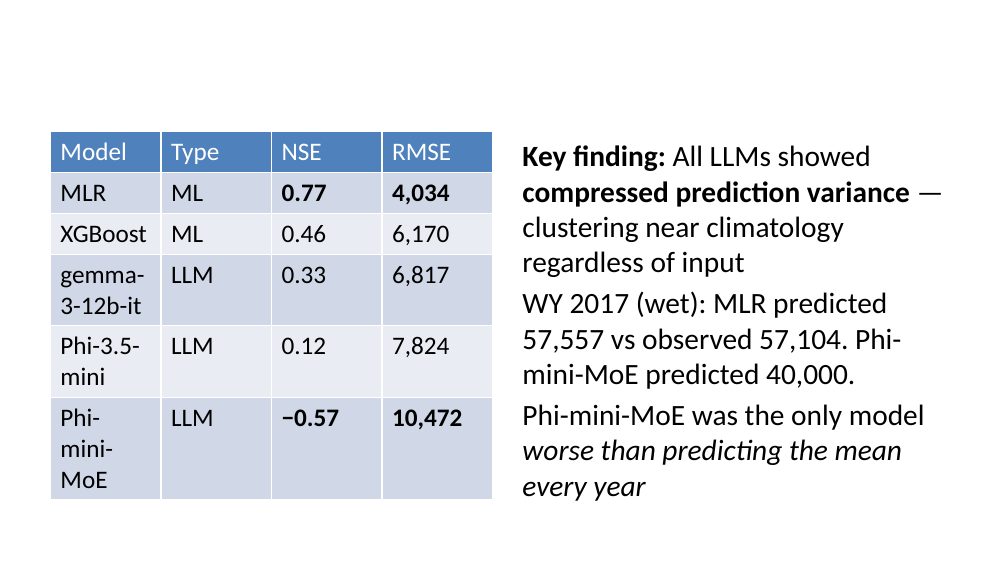
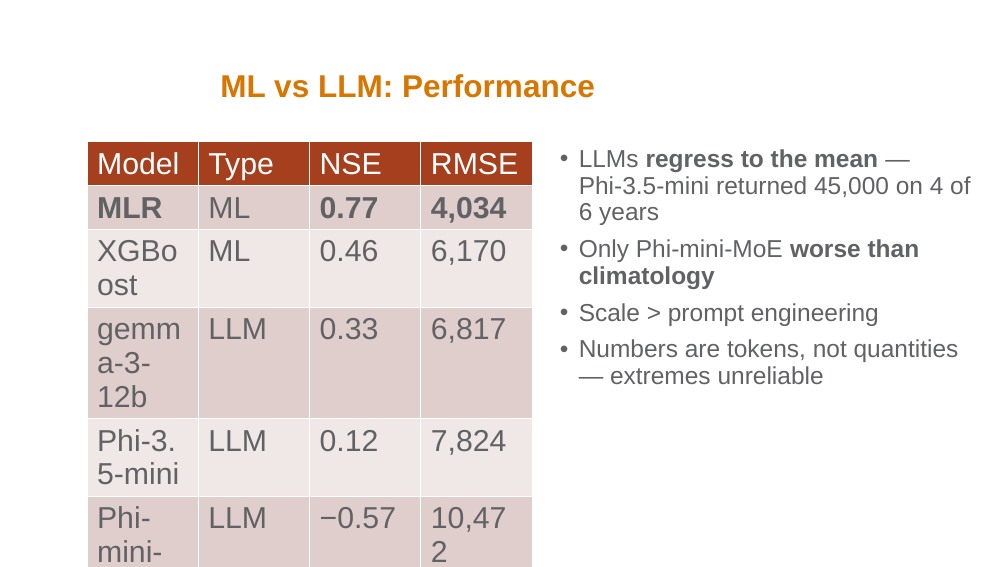
Before and after one commit to victoria-reynolds-pnnl/ESSD_AI_Competition_1, a slide deck: slide 9 of ai_delinquents/week_5_files/presentation.pptx (slide 12 before the commit). Drawn at 1008x567 pixels with LibreOffice and Linux fonts; fonts in the diff are those of the drawing; background and template pictures are left out. Boxes give left, top, right and bottom in pixels: in the first picture for what was removed or moved away, otherwise in the second. Text is boxed around its words. In the diff, an @@ line names an element or a change of style, - is before the commit and + after.

```diff
--- a/ai_delinquents/week_5_files/presentation.pptx
+++ b/ai_delinquents/week_5_files/presentation.pptx
@@ rectangle added at (x1=347, y1=0, x2=1008, y2=566), fill #FFFFFF @@
@@ title added at (x1=220, y1=74, x2=595, y2=98), 22.5 pt, text #D77600, bold @@
+ML vs LLM: Performance
@@ table at (x1=87, y1=142, x2=530, y2=566) @@
-row 4, column 1: gemma-3-12b-it
+row 4, column 1: gemma-3-12b
@@ fill #4F81BD to #A63F1E in row 1 @@
@@ fill #D0D8E8 to #E1CFCD in 12 cells @@
@@ fill #E9EDF4 to #F1E8E8 in 8 cells @@
@@ size 18 to 21.6 pt, font Calibri to Arial @@
@@ text colour #000000 to #616265 in "MLR", "ML", "0.77", "4,034" and 15 more places @@
@@ bold on in "MLR" @@
@@ bold off in "−0.57", "10,472" @@
@@ table resized from (x1=50, y1=132, x2=494, y2=506) to (x1=87, y1=142, x2=530, y2=566) @@
@@ text at (x1=579, y1=149, x2=970, y2=384): text changed; size 21 to 17.5 pt; font Calibri to Arial; text colour #000000 to #616265 @@
-Key finding: All LLMs showed compressed prediction variance — clustering near climatology regardless of input
-WY 2017 (wet): MLR predicted 57,557 vs observed 57,104. Phi-mini-MoE predicted 40,000.
-Phi-mini-MoE was the only model worse than predicting the mean every year
+• LLMs regress to the mean — Phi-3.5-mini returned 45,000 on 4 of 6 years
+• Only Phi-mini-MoE worse than climatology
+• Scale > prompt engineering
+• Numbers are tokens, not quantities — extremes unreliable
```
Also in this commit, not shown: 9 other slides changed, 1 slide added, 4 slides removed, 4 other files.
